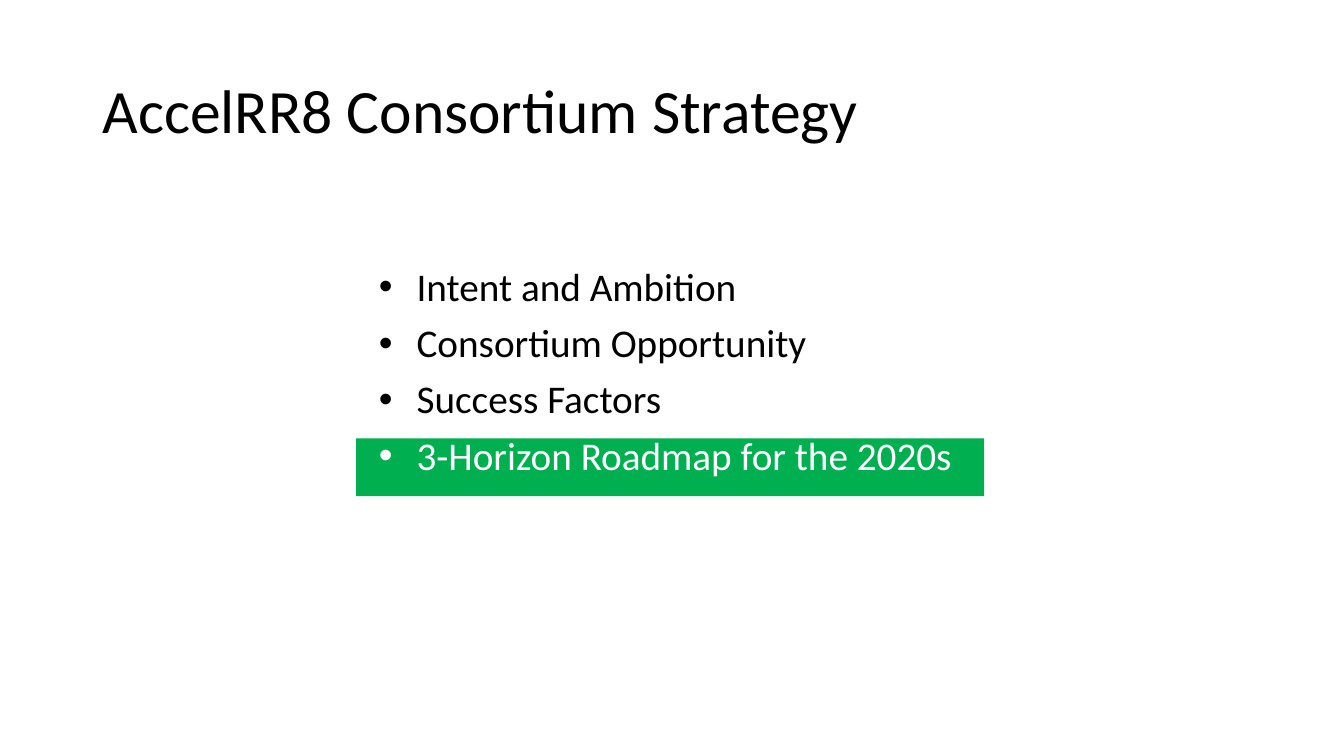
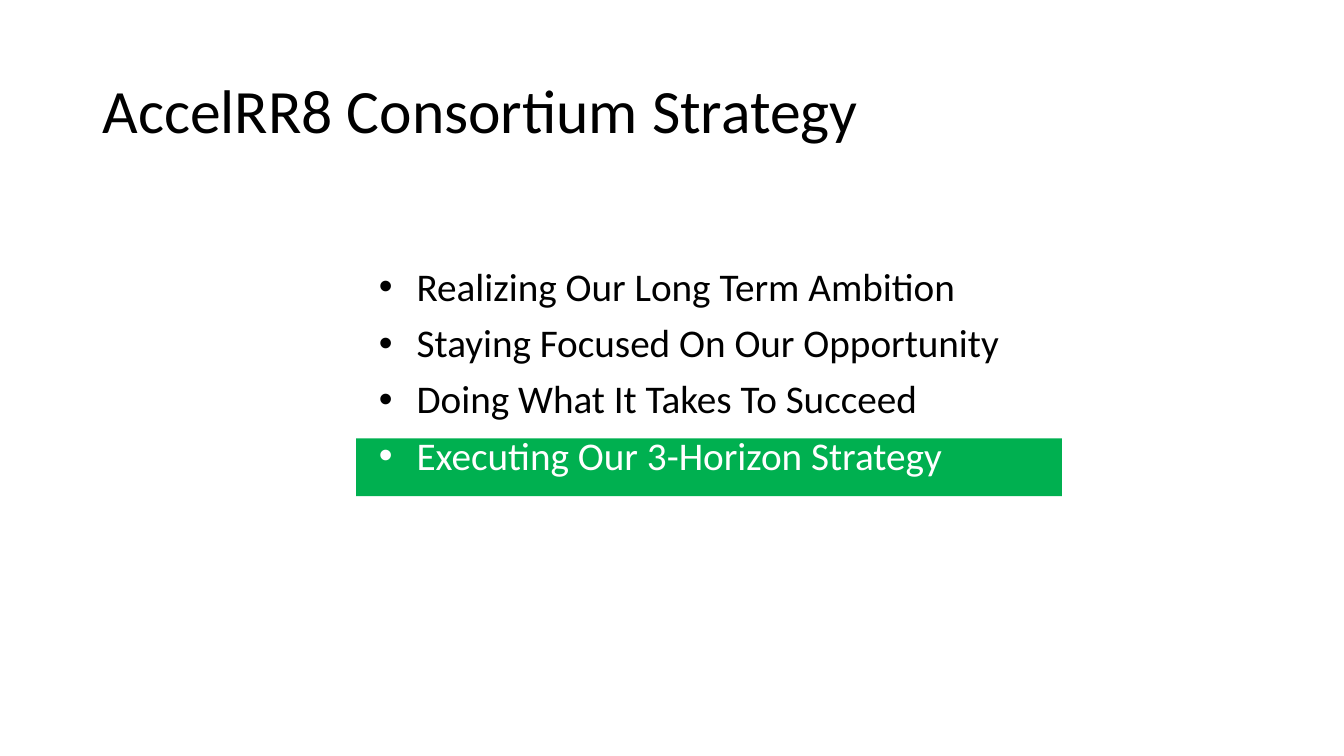
Before and after one commit to AccelRR8-Consortium-NonProfit/Management-Public, a slide deck: slide 12 of docs/1_Integration/1b_Strategy/AccelRR8 Consortium Non-Profit Organization Strategy.pptx. Drawn at 1344x756 pixels with LibreOffice and Linux fonts; fonts in the diff are those of the drawing; background and template pictures are left out. Boxes give left, top, right and bottom in pixels: in the first picture for what was removed or moved away, otherwise in the second. Text is boxed around its words. In the diff, an @@ line names an element or a change of style, - is before the commit and + after.

Commit message:
Added Consortium Priorities to the Strategy

```diff
--- a/docs/1_Integration/1b_Strategy/AccelRR8 Consortium Non-Profit Organization Strategy.pptx
+++ b/docs/1_Integration/1b_Strategy/AccelRR8 Consortium Non-Profit Organization Strategy.pptx
@@ text at bbox=[417, 273, 998, 477]: text changed @@
-• Intent and Ambition
-• Consortium Opportunity
-• Success Factors
-• 3-Horizon Roadmap for the 2020s
+• Realizing Our Long Term Ambition
+• Staying Focused On Our Opportunity
+• Doing What It Takes To Succeed
+• Executing Our 3-Horizon Strategy
@@ rectangle: place and size @@
-rectangle at bbox=[356, 439, 984, 496]
+rectangle at bbox=[356, 439, 1062, 496]
```
Also in this commit, not shown: 5 other slides changed, 1 slide added, 6 other files.
